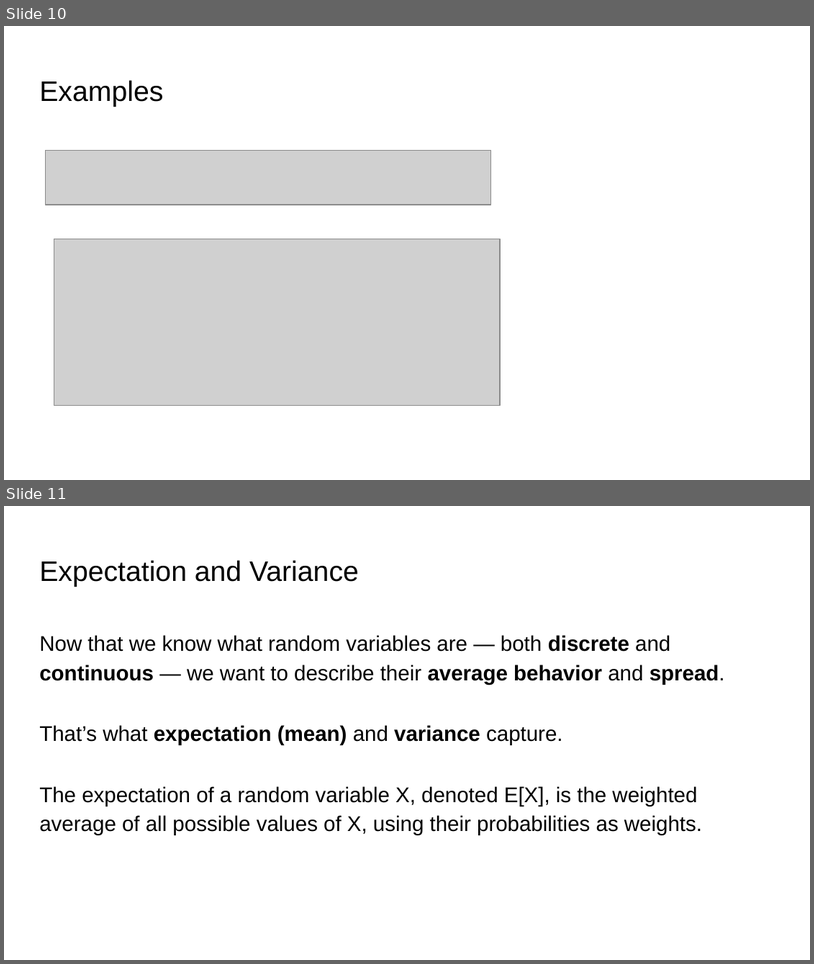
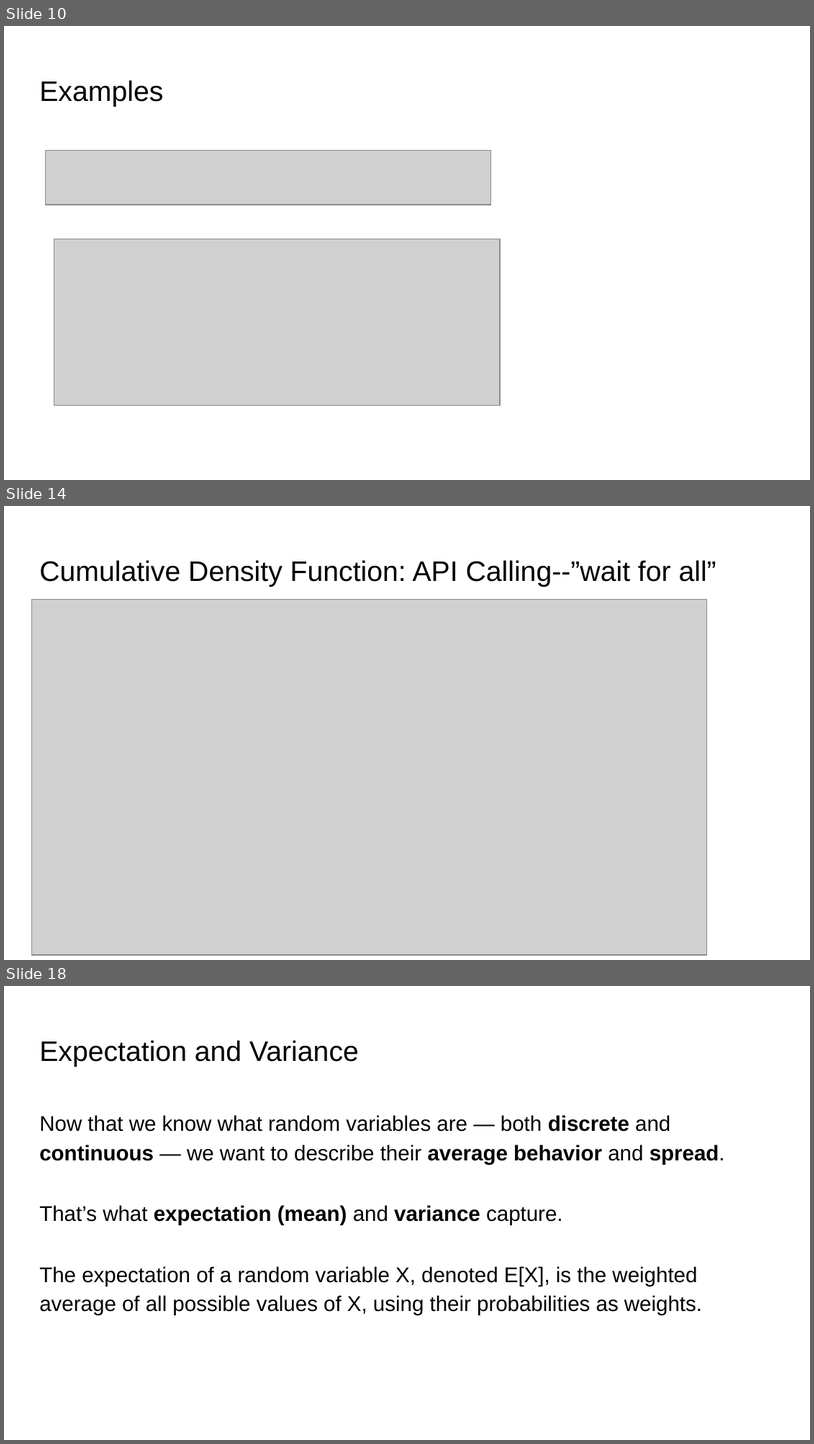
Before and after one commit to ankur6ue/deep-learning-course, a slide deck: Module 1/class_1.6/deep_learning_course_class_1.6.pptx. Shown one above the other, each under a label of ours: slides 10 and 11 before the commit, slides 10, 14 and 18 after it; the slides between them are not shown. The pictures are 814x964 and 814x1444 pixels, drawn with LibreOffice and Linux fonts; fonts in the diff are those of the drawing; grey boxes stand for pictures. Boxes give left, top, right and bottom in pixels: in the first picture for what was removed or moved away, otherwise in the second. Text is boxed around its words. In the diff, an @@ line names an element or a change of style, - is before the commit and + after.

```diff
--- a/Module 1/class_1.6/deep_learning_course_class_1.6.pptx
+++ b/Module 1/class_1.6/deep_learning_course_class_1.6.pptx
@@ slide 14 added at <box>4,506,810,960</box>, background #FFFFFF @@
@@ title added at <box>39,560,717,587</box>, 25.2 pt, text #000000 @@
+Cumulative Density Function: API Calling--”wait for all”
@@ picture added at <box>31,600,707,955</box> @@
@@ what was slide 11 is now slide 18 @@
```
Also in this commit, not shown: 1 slide changed, 6 other slides added, 3 other files.
